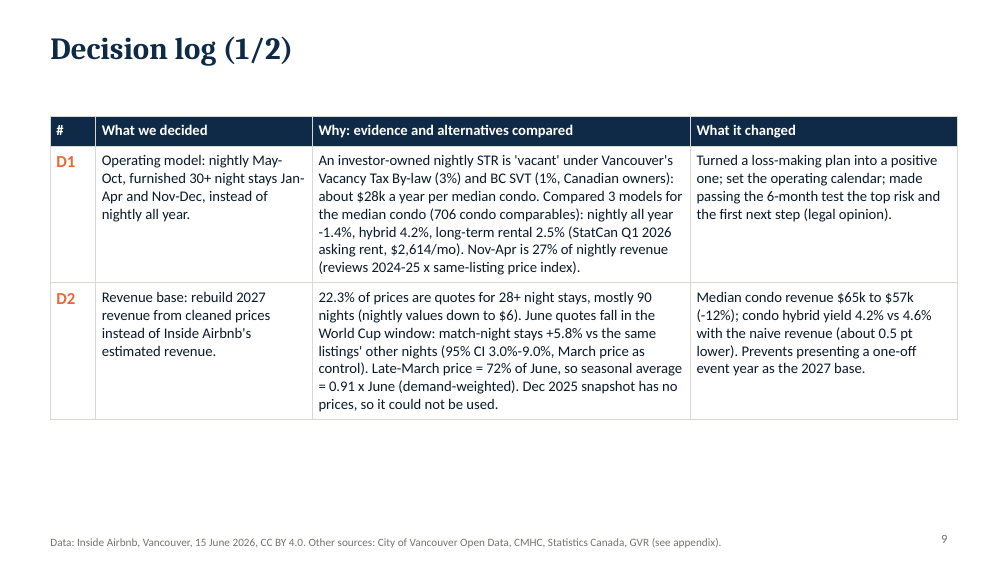
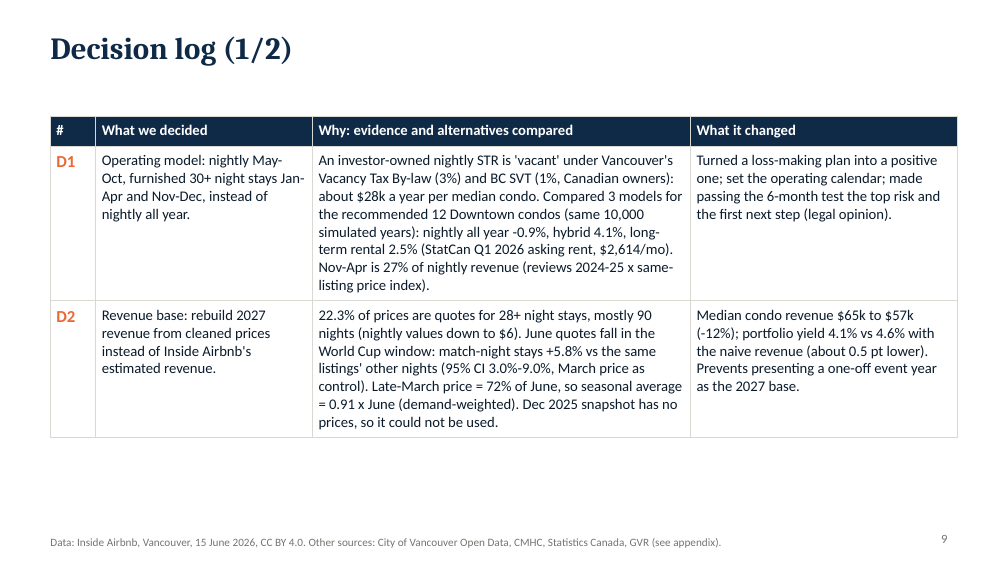
Before and after one commit to alexmdy/datajam2026, a slide deck: slide 9 of deck/DDD_DataJam2026_Pitch.pptx. Drawn at 1008x567 pixels with LibreOffice and Linux fonts; fonts in the diff are those of the drawing. Boxes give left, top, right and bottom in pixels: in the first picture for what was removed or moved away, otherwise in the second. Text is boxed around its words. In the diff, an @@ line names an element or a change of style, - is before the commit and + after.

```diff
--- a/deck/DDD_DataJam2026_Pitch.pptx
+++ b/deck/DDD_DataJam2026_Pitch.pptx
@@ table at bbox=[50, 116, 958, 434] @@
-row 2, column 3: An investor-owned nightly STR is 'vacant' under Vancouver's Vacancy Tax By-law (3%) and BC SVT (1%, Canadian owners): about $28k a year per median condo. Compared 3 models for the median condo (706 condo comparables): nightly all year -1.4%, hybrid 4.2%, long-term rental 2.5% (StatCan Q1 2026 asking rent, $2,614/mo). Nov-Apr is 27% of nightly revenue (reviews 2024-25 x same-listing price index).
+row 2, column 3: An investor-owned nightly STR is 'vacant' under Vancouver's Vacancy Tax By-law (3%) and BC SVT (1%, Canadian owners): about $28k a year per median condo. Compared 3 models for the recommended 12 Downtown condos (same 10,000 simulated years): nightly all year -0.9%, hybrid 4.1%, long-term rental 2.5% (StatCan Q1 2026 asking rent, $2,614/mo). Nov-Apr is 27% of nightly revenue (reviews 2024-25 x same-listing price index).
-row 3, column 4: Median condo revenue $65k to $57k (-12%); condo hybrid yield 4.2% vs 4.6% with the naive revenue (about 0.5 pt lower). Prevents presenting a one-off event year as the 2027 base.
+row 3, column 4: Median condo revenue $65k to $57k (-12%); portfolio yield 4.1% vs 4.6% with the naive revenue (about 0.5 pt lower). Prevents presenting a one-off event year as the 2027 base.
```
Also in this commit, not shown: 7 other slides changed, 3 other files.
